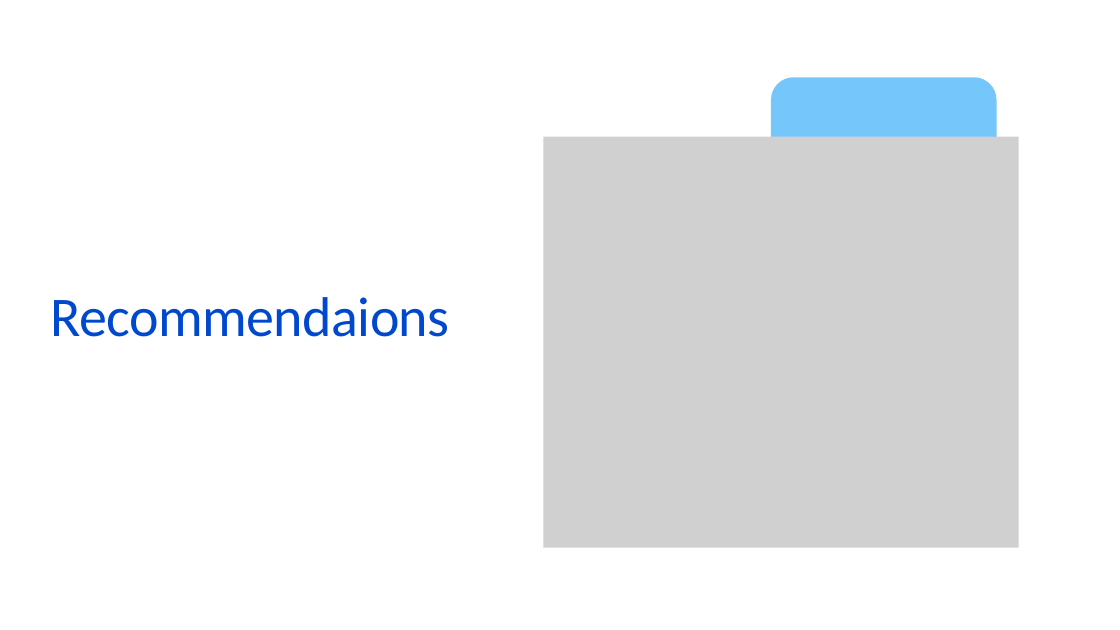
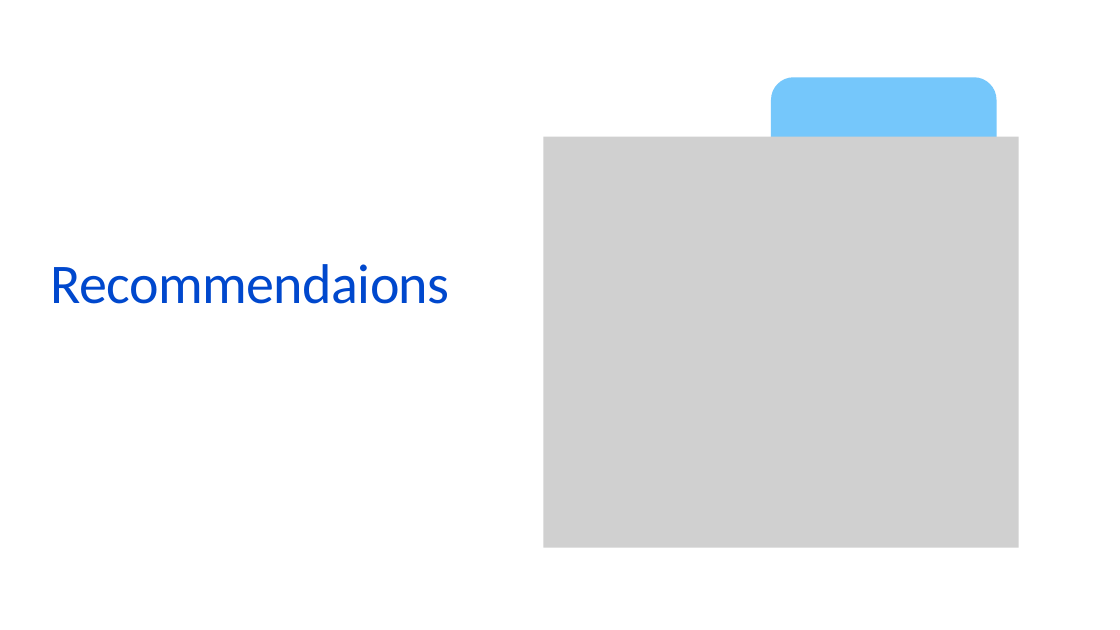
Before and after one commit to Mostafadars/Data-Analysis-DEPI, a slide deck: slide 18 of Customer Churn/Customer Churn Presentation.pptx (slide 11 before the commit). Drawn at 1120x630 pixels with LibreOffice and Linux fonts; fonts in the diff are those of the drawing; grey boxes stand for pictures; background and template pictures are left out. Boxes give left, top, right and bottom in pixels: in the first picture for what was removed or moved away, otherwise in the second. Text is boxed around its words. In the diff, an @@ line names an element or a change of style, - is before the commit and + after.

```diff
--- a/Customer Churn/Customer Churn Presentation.pptx
+++ b/Customer Churn/Customer Churn Presentation.pptx
@@ text "Recommendaions": place and size @@
-text "Recommendaions" at (50, 297, 450, 337)
+text "Recommendaions" at (50, 264, 450, 304)
```
Also in this commit, not shown: 10 other slides changed, 6 slides added, 2 slides removed, 1 other file.
